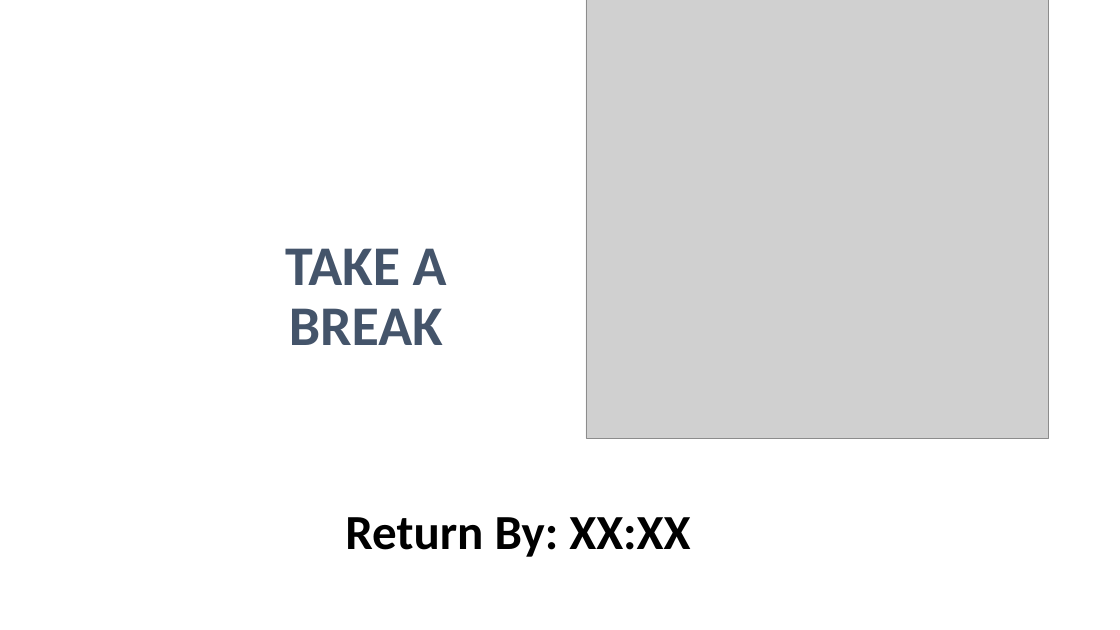
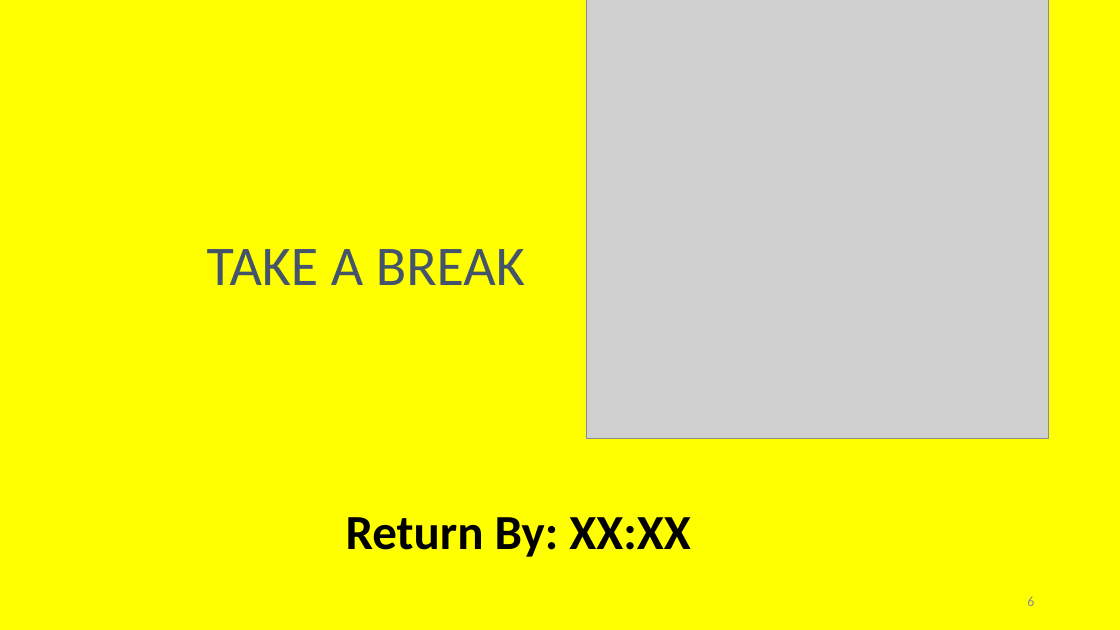
Before and after one commit to irregularchat/Counter_Malign_Information_Training, a slide deck: slide 6 of Counter_Malign_Information/4-Implement-For_Instructors/Lesson_Plans/Lesson_02-Identifying_AI_Content/Audio_Visual-Template/Lesson_Slide-LESSON_NAME.pptx (slide 4 before the commit). Drawn at 1120x630 pixels with LibreOffice and Linux fonts; fonts in the diff are those of the drawing; grey boxes stand for pictures; background and template pictures are left out. Boxes give left, top, right and bottom in pixels: in the first picture for what was removed or moved away, otherwise in the second. Text is boxed around its words. In the diff, an @@ line names an element or a change of style, - is before the commit and + after.

```diff
--- a/Counter_Malign_Information/4-Implement-For_Instructors/Lesson_Plans/Lesson_02-Identifying_AI_Content/Audio_Visual-Template/Lesson_Slide-LESSON_NAME.pptx
+++ b/Counter_Malign_Information/4-Implement-For_Instructors/Lesson_Plans/Lesson_02-Identifying_AI_Content/Audio_Visual-Template/Lesson_Slide-LESSON_NAME.pptx
@@ background #FFFFFF to #FFFF00 @@
@@ title "TAKE A BREAK" at [207,249,525,285]: bold off @@
@@ page number added at [1027,596,1034,606], 12 pt, text #8C8C8C @@
+6
```
Also in this commit, not shown: 1 other slide changed, 4 slides added, 1 slide removed, 25 other files.
